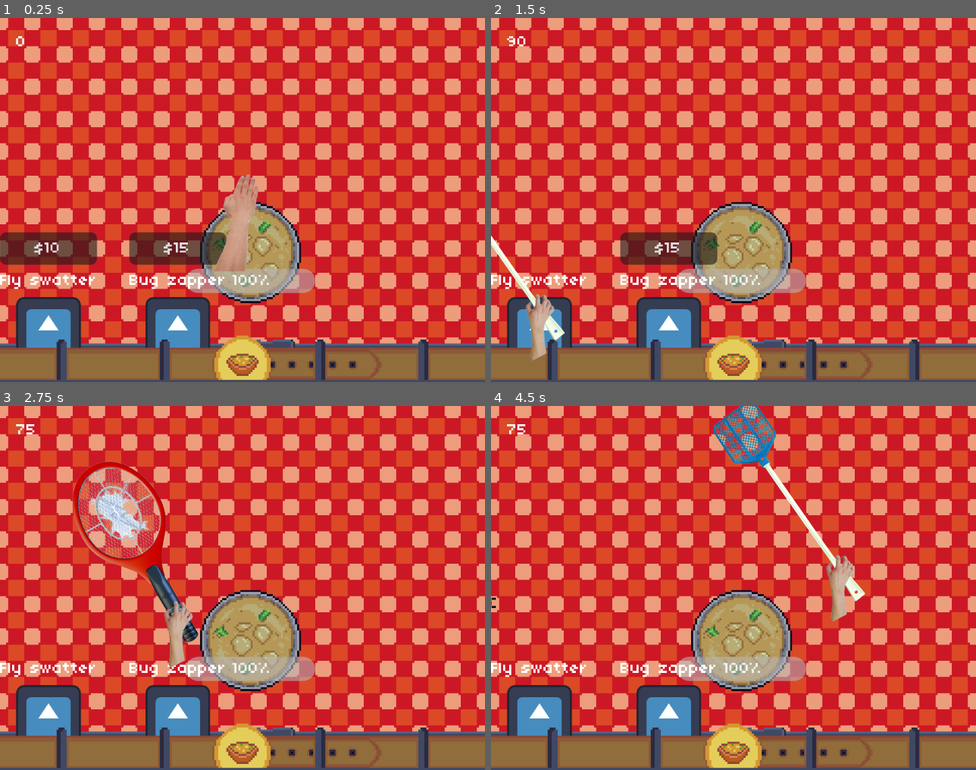
Above: before the commit, frames 1-4 (two rows, left to right).
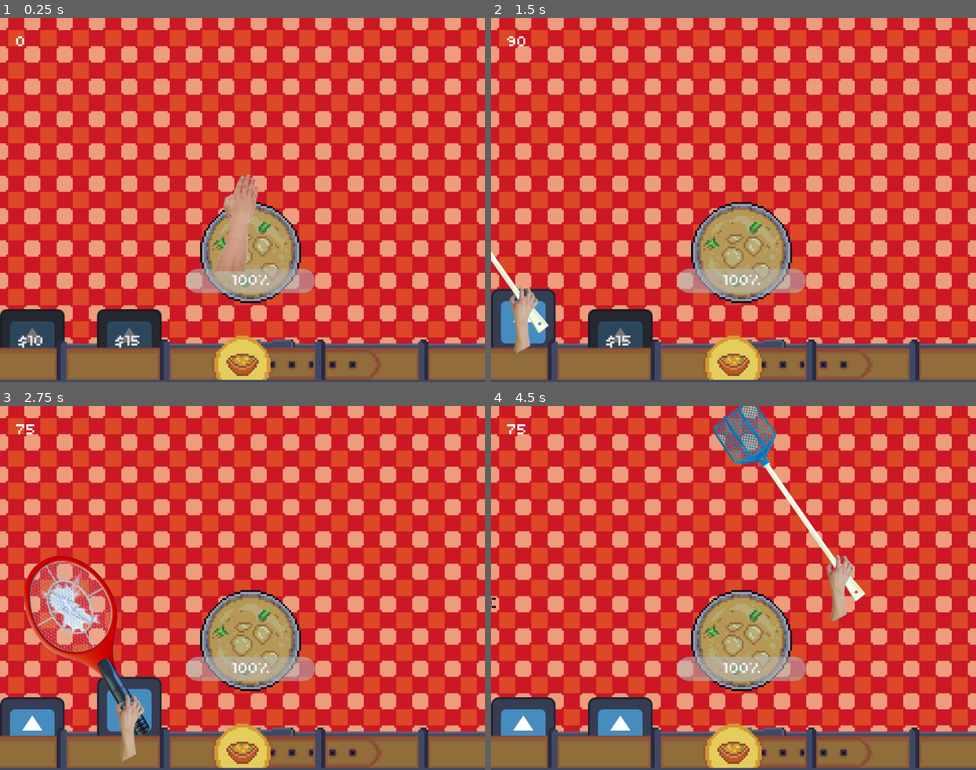
Above: after the commit, the same moments.

Repository: mattismoel/rage-room
Game: Godot game, scene res://scenes/game.tscn
Same seed, same stepped clock (60 frames per second), same inputs: the game is played once before the commit and once after it. The engine's default icon, where the game draws it, is replaced by a stand-in: a white triangle on a blue panel in a dark square.
Inputs (mouse positions are in pixels of both pictures, inside the frame that each line leads up to; where the layout moved, square brackets give the same spot in the first picture):
- Up to frame 1 (0.25 s): no input
- Up to frame 2 (1.5 s): click "$10" at 0.5 s; click (524, 323) [539, 331] at 1.25 s
- Up to frame 3 (2.75 s): click "$15" at 2 s
- Up to frame 4 (4.5 s): click (539, 719) at 2.77 s; click (539, 719) at 3.52 s; tap Enter at 4.25 s; move the mouse to (840, 569) at 4.27 s; press the mouse at (840, 569) at 4.28 s

The runs differ from the first frame. In frame 1, 8.8% of the frame differs, in the area x 0-47%, y 58-91%; in frame 2, 7.9%; in frame 3, 14%, in the area x 0-47%, y 15-98%; in frame 4, 5.1%.

Commit message:
created hover animation on inventory slots

Diff:
--- a/scenes/inventory.tscn
+++ b/scenes/inventory.tscn
@@ -45,6 +45,7 @@
 offset_top = 2.0
 offset_right = 240.0
 offset_bottom = 23.0
+mouse_filter = 2
 texture = SubResource("AtlasTexture_g71ie")
 stretch_mode = 2
 
@@ -54,8 +55,7 @@
 anchor_top = 1.0
 anchor_right = 1.0
 anchor_bottom = 1.0
-offset_top = -74.0
-offset_bottom = -10.0
+offset_top = -36.0
 grow_horizontal = 2
 grow_vertical = 0
 theme_override_constants/separation = 16
@@ -70,6 +70,7 @@
 layout_mode = 0
 offset_right = 240.0
 offset_bottom = 22.0
+mouse_filter = 2
 texture = SubResource("AtlasTexture_sr8g6")
 stretch_mode = 2
 
@@ -78,5 +79,6 @@
 offset_top = 2.0
 offset_right = 240.0
 offset_bottom = 23.0
+mouse_filter = 2
 texture = SubResource("AtlasTexture_p7iul")
 stretch_mode = 2
--- a/scenes/inventory/inventory_slot.gd
+++ b/scenes/inventory/inventory_slot.gd
@@ -16,11 +16,17 @@
 @export var _title_label: Label
 @export var _item_texture: TextureRect
 
+## Unable to use animation player because of this issue:
+## https://github.com/godotengine/godot/issues/104964
+@export var _animation_player: AnimationPlayer
+
 @export var _select_button: Button
 @export var _buy_button: Button
 @export var _inventory_component: InventoryComponent
 
 var _stored_equipment: EquipmentEntry
+
+var debug_float: float = 0
 
 func _ready() -> void:
 	_buy_button.pressed.connect(bought.emit)
@@ -66,10 +72,13 @@
 
 func _on_mouse_entered() -> void:
 	## Pop-up animation
+	_animation_player.play("focus")
+	#position.x = position.x
 	pass
 
 func _on_mouse_exited() -> void:
 	## Pop-down animation.
+	_animation_player.play("unfocus")
 	pass
 
 func _on_changed_equipment(entry: EquipmentEntry) -> void:
--- a/scenes/inventory/inventory_slot.tscn
+++ b/scenes/inventory/inventory_slot.tscn
@@ -13,30 +13,85 @@
 
 [sub_resource type="StyleBoxEmpty" id="StyleBoxEmpty_0uvgv"]
 
-[node name="InventorySlot" type="VBoxContainer" node_paths=PackedStringArray("_title_label", "_item_texture", "_select_button", "_buy_button")]
+[sub_resource type="Animation" id="Animation_u6pog"]
+resource_name = "focus"
+tracks/0/type = "value"
+tracks/0/imported = false
+tracks/0/enabled = true
+tracks/0/path = NodePath("..:position")
+tracks/0/interp = 1
+tracks/0/loop_wrap = true
+tracks/0/keys = {
+"times": PackedFloat32Array(0, 0.733333),
+"transitions": PackedFloat32Array(0.0853777, 1),
+"update": 0,
+"values": [Vector2(0, 0), Vector2(0, -10)]
+}
+
+[sub_resource type="Animation" id="Animation_c7w7p"]
+resource_name = "unfocus"
+tracks/0/type = "value"
+tracks/0/imported = false
+tracks/0/enabled = true
+tracks/0/path = NodePath("..:position")
+tracks/0/interp = 1
+tracks/0/loop_wrap = true
+tracks/0/keys = {
+"times": PackedFloat32Array(0, 0.733333),
+"transitions": PackedFloat32Array(0.098073, 0.129408),
+"update": 0,
+"values": [Vector2(0, -10), Vector2(0, 0)]
+}
+
+[sub_resource type="Animation" id="Animation_0uvgv"]
+length = 0.001
+tracks/0/type = "value"
+tracks/0/imported = false
+tracks/0/enabled = true
+tracks/0/path = NodePath("..:position")
+tracks/0/interp = 1
+tracks/0/loop_wrap = true
+tracks/0/keys = {
+"times": PackedFloat32Array(0),
+"transitions": PackedFloat32Array(1),
+"update": 0,
+"values": [Vector2(0, 0)]
+}
+
+[sub_resource type="AnimationLibrary" id="AnimationLibrary_0uvgv"]
+_data = {
+&"RESET": SubResource("Animation_0uvgv"),
+&"focus": SubResource("Animation_u6pog"),
+&"unfocus": SubResource("Animation_c7w7p")
+}
+
+[node name="InventorySlot" type="Control" node_paths=PackedStringArray("_title_label", "_item_texture", "_animation_player", "_select_button", "_buy_button")]
 custom_minimum_size = Vector2(32, 0)
+layout_mode = 3
+anchors_preset = 0
+offset_top = 0.349066
 offset_right = 32.0
-offset_bottom = 64.0
-alignment = 2
+offset_bottom = 32.3491
 script = ExtResource("1_5agom")
-_title_label = NodePath("TitleLabel")
-_item_texture = NodePath("SelectButton/EquipmentSprite")
-_select_button = NodePath("SelectButton")
-_buy_button = NodePath("BuyButton")
+_title_label = NodePath("MovableOnHover/TitleLabel")
+_item_texture = NodePath("MovableOnHover/SelectButton/EquipmentSprite")
+_animation_player = NodePath("AnimationPlayer")
+_select_button = NodePath("MovableOnHover/SelectButton")
+_buy_button = NodePath("MovableOnHover/BuyButton")
 
-[node name="BuyButton" type="Button" parent="."]
-layout_mode = 2
+[node name="MovableOnHover" type="Control" parent="."]
+layout_mode = 1
+anchors_preset = 0
+offset_right = 32.0
+offset_bottom = 32.0
 mouse_filter = 1
-text = "$0"
 
-[node name="TitleLabel" type="Label" parent="."]
-layout_mode = 2
-text = "Name"
-horizontal_alignment = 1
-
-[node name="SelectButton" type="Button" parent="."]
+[node name="SelectButton" type="Button" parent="MovableOnHover"]
 custom_minimum_size = Vector2(32, 32)
-layout_mode = 2
+layout_mode = 1
+offset_top = 0.349066
+offset_right = 32.0
+offset_bottom = 32.3491
 size_flags_vertical = 0
 mouse_filter = 1
 theme_override_styles/focus = SubResource("StyleBoxEmpty_c00wg")
@@ -45,7 +100,7 @@
 theme_override_styles/pressed = SubResource("StyleBoxEmpty_c7w7p")
 theme_override_styles/normal = SubResource("StyleBoxEmpty_0uvgv")
 
-[node name="EquipmentSprite" type="TextureRect" parent="SelectButton"]
+[node name="EquipmentSprite" type="TextureRect" parent="MovableOnHover/SelectButton"]
 layout_mode = 1
 anchors_preset = 15
 anchor_right = 1.0
@@ -55,3 +110,30 @@
 texture = ExtResource("2_u6pog")
 expand_mode = 2
 stretch_mode = 5
+
+[node name="BuyButton" type="Button" parent="MovableOnHover"]
+layout_mode = 1
+anchors_preset = 15
+anchor_right = 1.0
+anchor_bottom = 1.0
+offset_top = 0.349066
+offset_bottom = 0.349068
+grow_horizontal = 2
+grow_vertical = 2
+mouse_filter = 1
+text = "$0"
+
+[node name="TitleLabel" type="Label" parent="MovableOnHover"]
+visible = false
+layout_mode = 1
+offset_top = 34.3491
+offset_right = 32.0
+offset_bottom = 42.3491
+text = "Name"
+horizontal_alignment = 1
+
+[node name="AnimationPlayer" type="AnimationPlayer" parent="."]
+root_node = NodePath("../MovableOnHover/BuyButton")
+libraries = {
+&"": SubResource("AnimationLibrary_0uvgv")
+}
Not shown: 1 places in scenes/inventory/inventory_slot.tscn that only renumber resources
